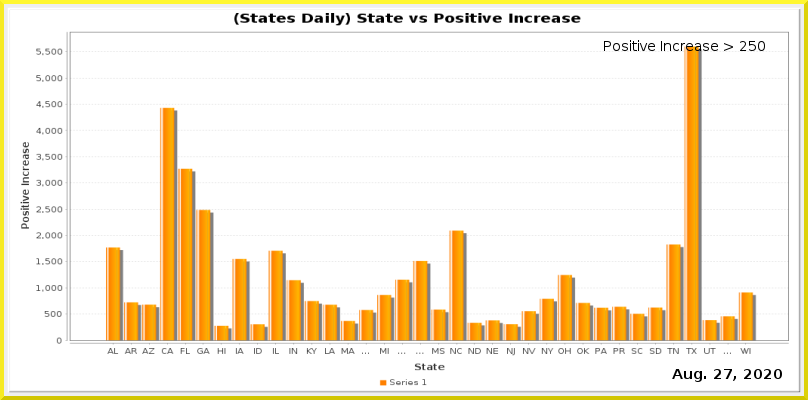
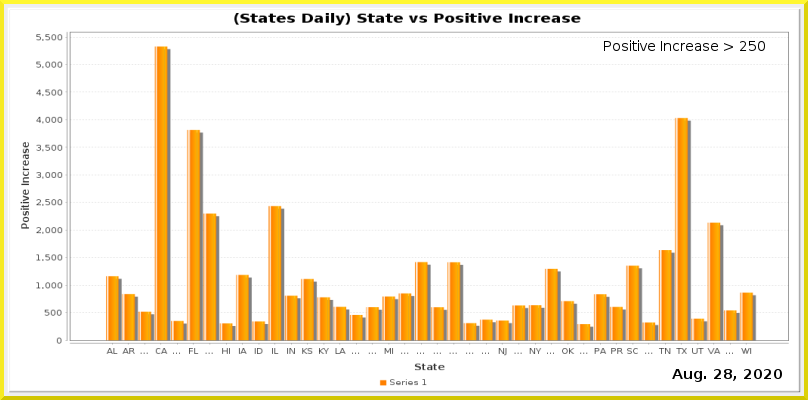
The second 808 x 400 image is a revision of the first. Changes to its layers:
painted on "Current Date" over [724, 369, 732, 379]
painted on "Date_vs_TestIncrease.png" over [36, 34, 789, 356]
